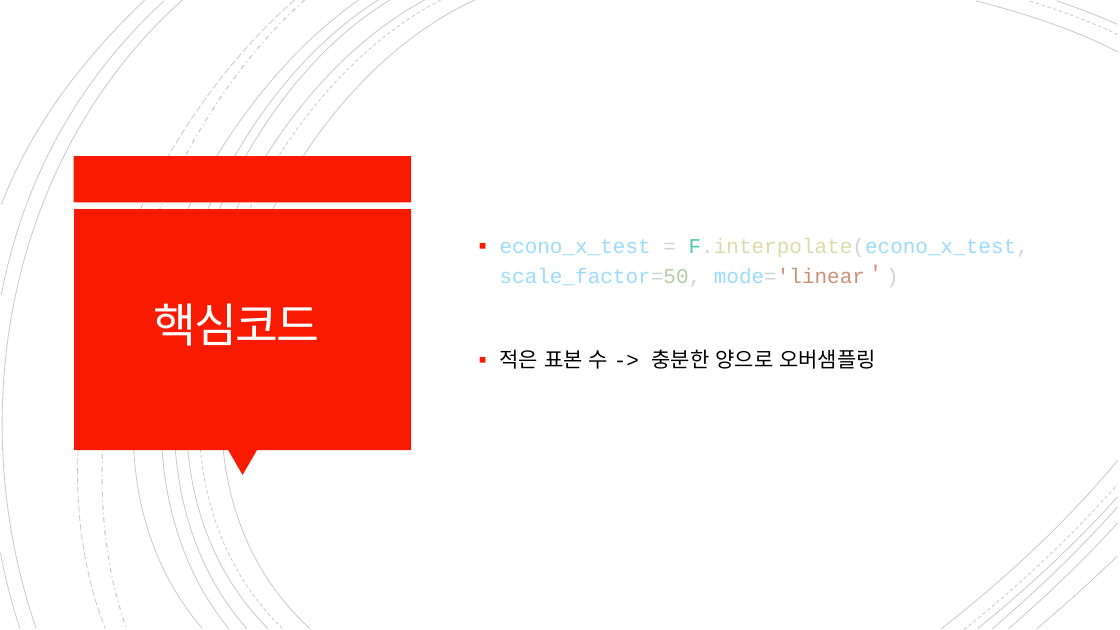
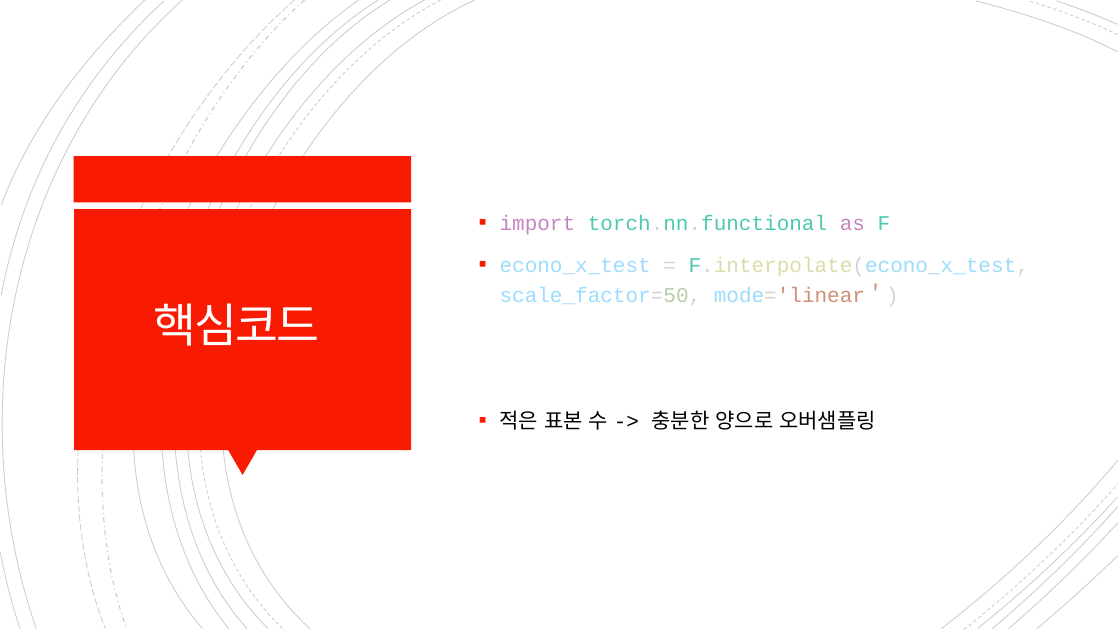
Before and after one commit to letcodesing/project, a slide deck: slide 30 of 개인1/발표용 파일/발표용.pptx (slide 31 before the commit). Drawn at 1120x630 pixels with LibreOffice and Linux fonts; fonts in the diff are those of the drawing. Boxes give left, top, right and bottom in pixels: in the first picture for what was removed or moved away, otherwise in the second. Text is boxed around its words. In the diff, an @@ line names an element or a change of style, - is before the commit and + after.

```diff
--- a/개인1/발표용 파일/발표용.pptx
+++ b/개인1/발표용 파일/발표용.pptx
@@ text at bbox=[500, 215, 891, 235]: paragraph added @@
+▪ import torch.nn.functional as F
```
Also in this commit, not shown: 3 slides added, 4 slides removed, 3 other files.
